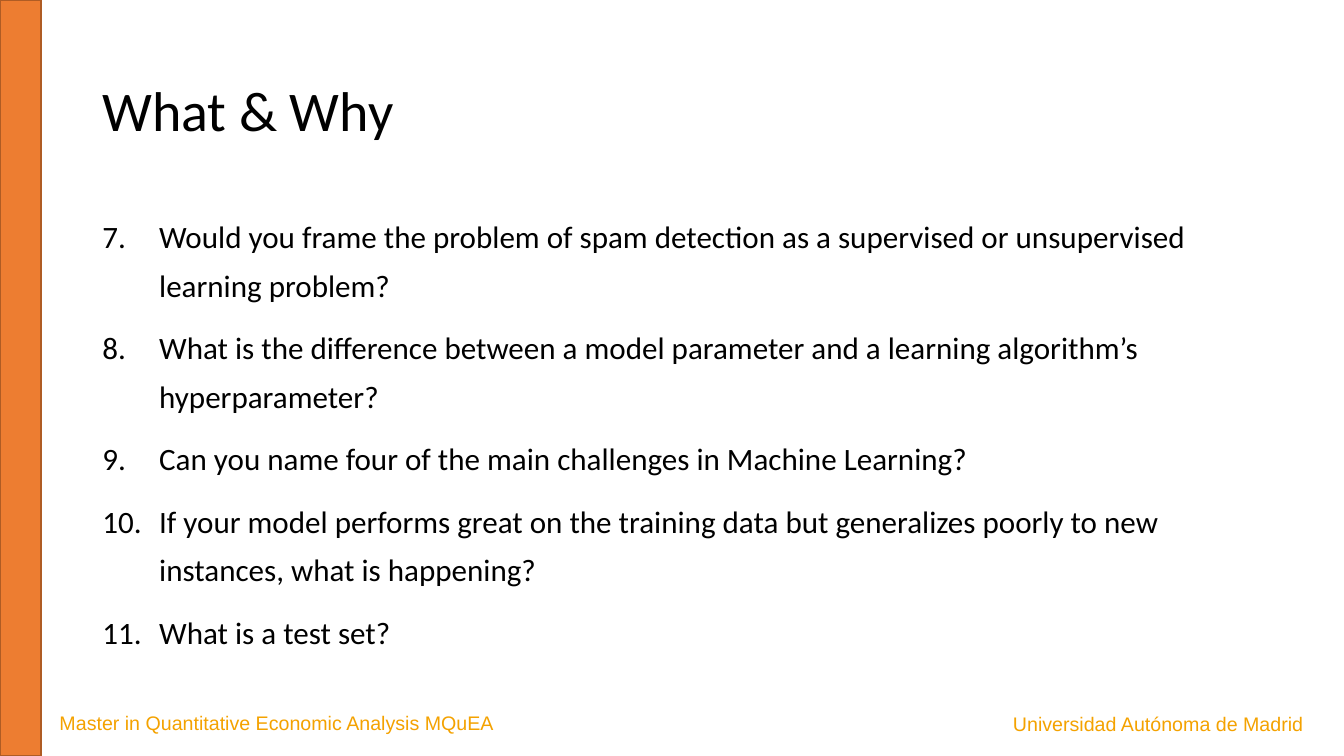
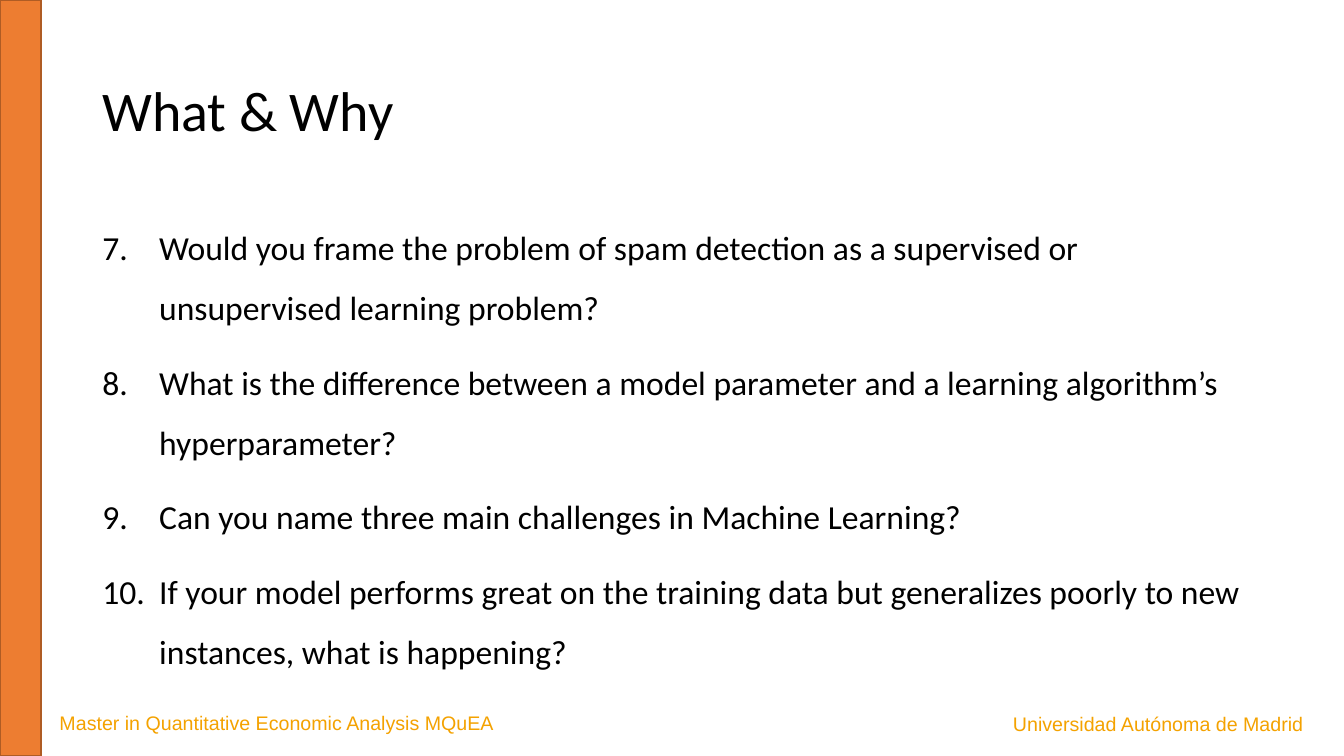
Before and after one commit to JavierBas/IMLEF-MQuEA, a slide deck: slide 4 of Course content/Slides/Topic 1 What is ML.pptx. Drawn at 1344x756 pixels with LibreOffice and Linux fonts; fonts in the diff are those of the drawing. Boxes give left, top, right and bottom in pixels: in the first picture for what was removed or moved away, otherwise in the second. Text is boxed around its words. In the diff, an @@ line names an element or a change of style, - is before the commit and + after.

```diff
--- a/Course content/Slides/Topic 1 What is ML.pptx
+++ b/Course content/Slides/Topic 1 What is ML.pptx
@@ text at (159,236,1239,670): size 22.2 to 24 pt in "Would you frame the problem of spam ...", "What is the difference between a model ...", "If your model performs great on the ..."; line spacing 1.3 to 1.5 @@
@@ text at (159,505,961,535): text changed; size 22.2 to 24 pt @@
-9. Can you name four of the main challenges in Machine Learning?
+9. Can you name three main challenges in Machine Learning?
@@ text at (159,622,390,645): paragraph removed @@
-11. What is a test set?
```
Also in this commit, not shown: 11 other slides changed, 2 slides added, 9 other files.
